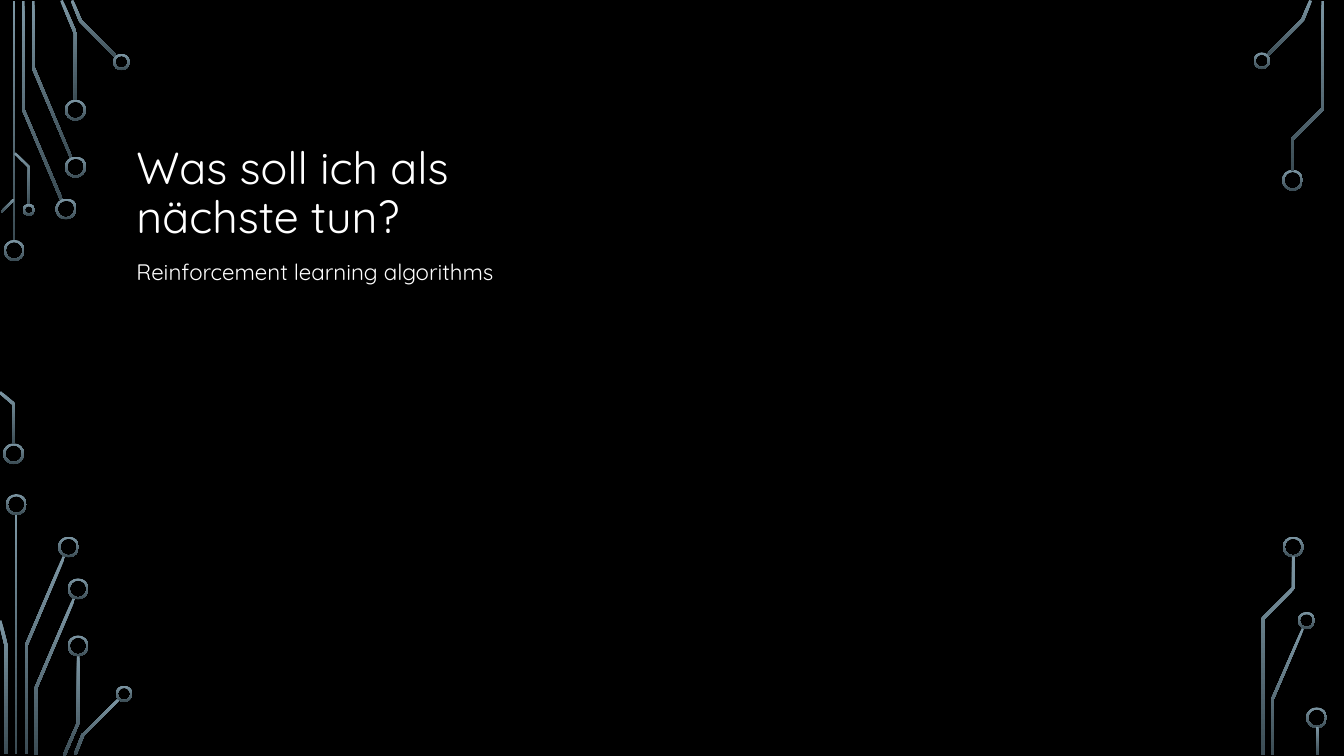
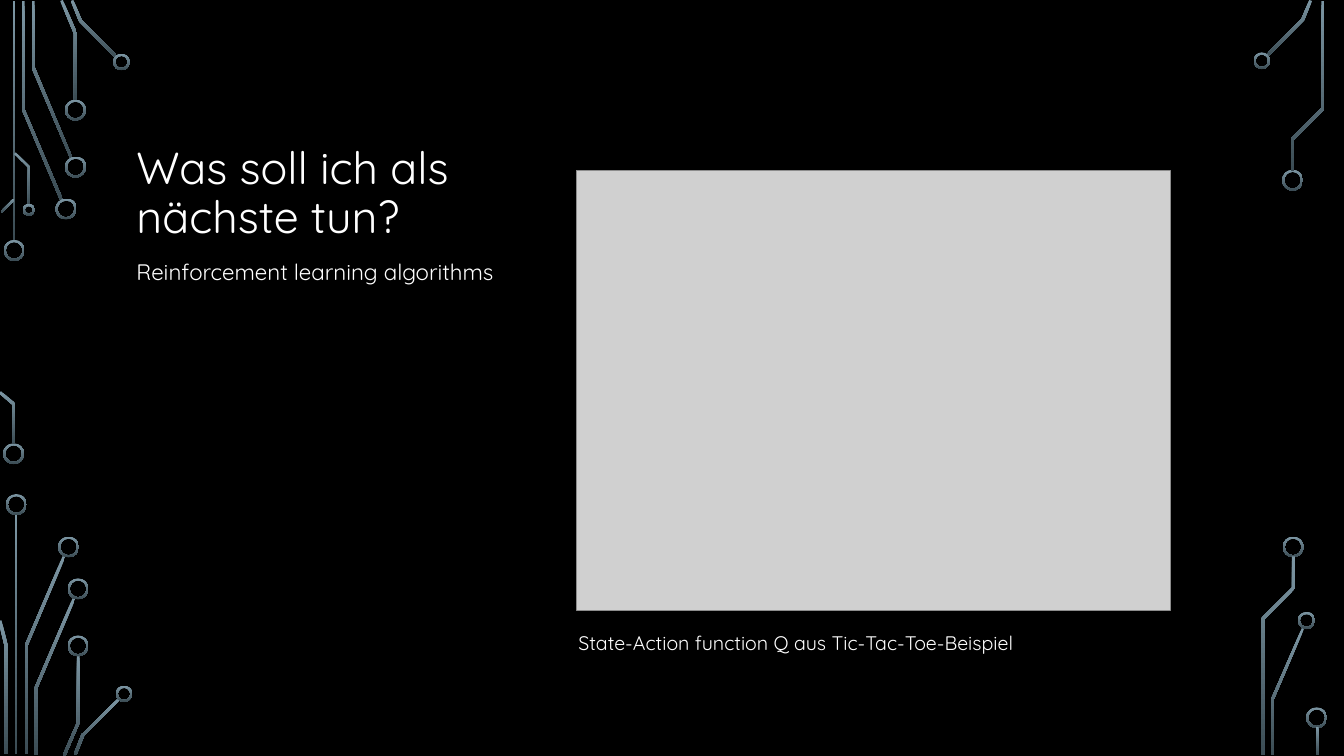
Before and after one commit to hacpro/introduction-machine-learning, a slide deck: slide 41 of presentation.pptx. Drawn at 1344x756 pixels with LibreOffice and Linux fonts; fonts in the diff are those of the drawing; grey boxes stand for pictures; background and template pictures are left out. Boxes give left, top, right and bottom in pixels: in the first picture for what was removed or moved away, otherwise in the second. Text is boxed around its words. In the diff, an @@ line names an element or a change of style, - is before the commit and + after.

```diff
--- a/presentation.pptx
+++ b/presentation.pptx
@@ picture added at bbox=[577, 170, 1171, 611] @@
@@ text added at bbox=[578, 635, 1014, 654], 14 pt, text #FFFFFF @@
+State-Action function Q aus Tic-Tac-Toe-Beispiel
```
Also in this commit, not shown: 4 other slides changed, 2 slides added, 7 other files.
